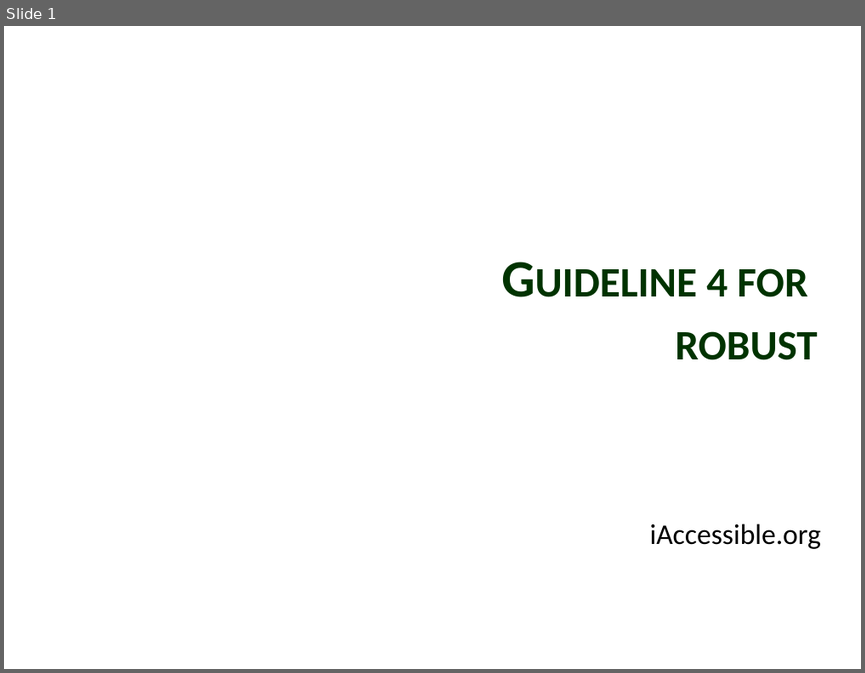
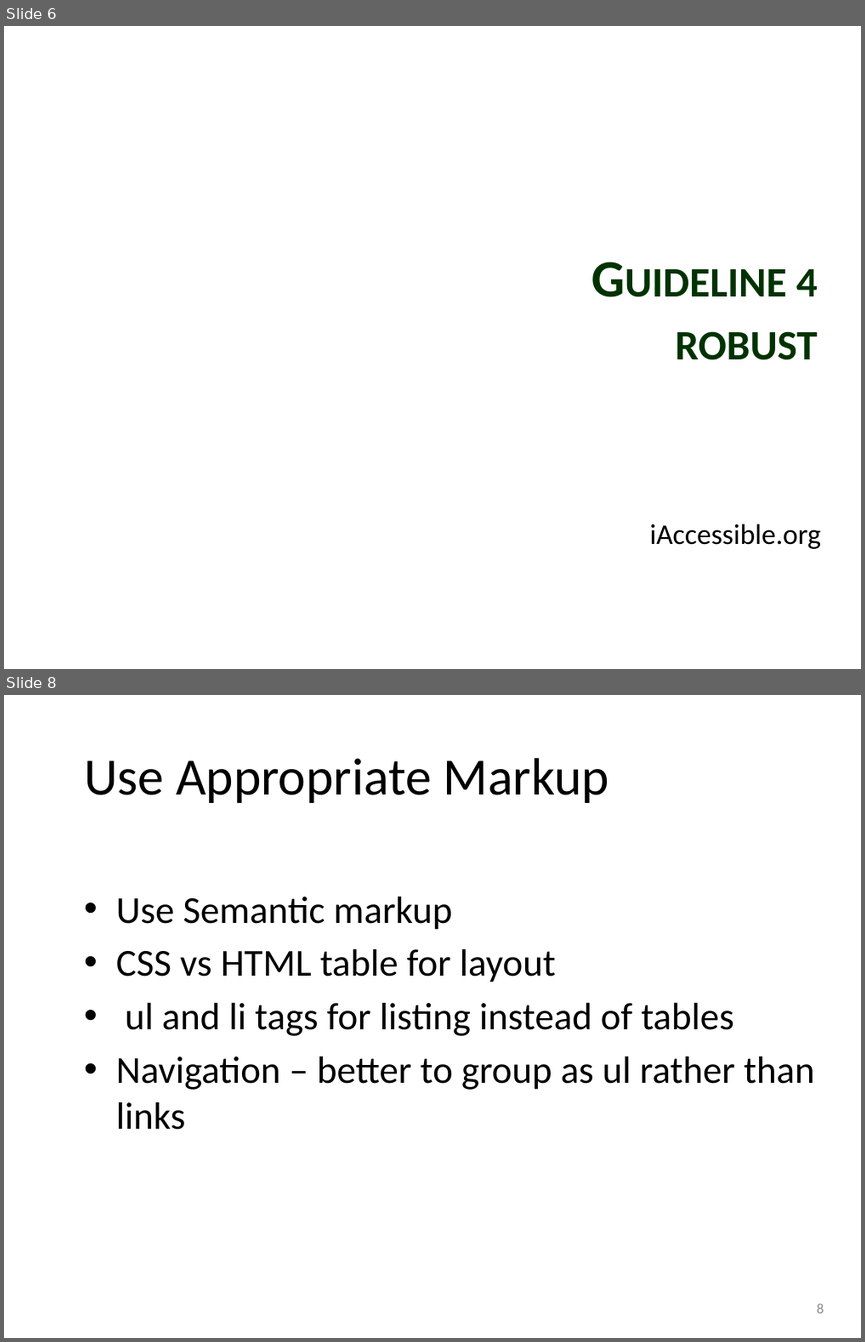
Before and after one commit to punchouty/accessibility, a slide deck: ppt/principle4.pptx. Shown one above the other, each under a label of ours: slide 1 before the commit, slides 6 and 8 after it; the slides between them are not shown. The pictures are 865x673 and 865x1342 pixels, drawn with LibreOffice and Linux fonts; fonts in the diff are those of the drawing; background and template pictures are left out. Boxes give left, top, right and bottom in pixels: in the first picture for what was removed or moved away, otherwise in the second. Text is boxed around its words. In the diff, an @@ line names an element or a change of style, - is before the commit and + after.

```diff
--- a/ppt/principle4.pptx
+++ b/ppt/principle4.pptx
@@ slide 8 added at (4,695,861,1338), background picture (left out) @@
@@ title added at (84,758,610,803), 44 pt, text #000000 @@
+Use Appropriate Markup
@@ text added at (116,896,814,1129), 32 pt, text #000000 @@
+• Use Semantic markup
+• CSS vs HTML table for layout
+• ul and li tags for listing instead of tables
+• Navigation – better to group as ul rather than links
@@ page number added at (817,1303,823,1313), 12 pt, text #8C8C8C @@
+8
@@ what was slide 1 is now slide 6 @@
@@ slide 6 changed as well @@
@@ title at (675,269,817,360): text changed @@
-Guideline 4 for
-robust
+Guideline 4
+robust
```
Also in this commit, not shown: 1 other slide changed, 8 other slides added, 10 other files.
